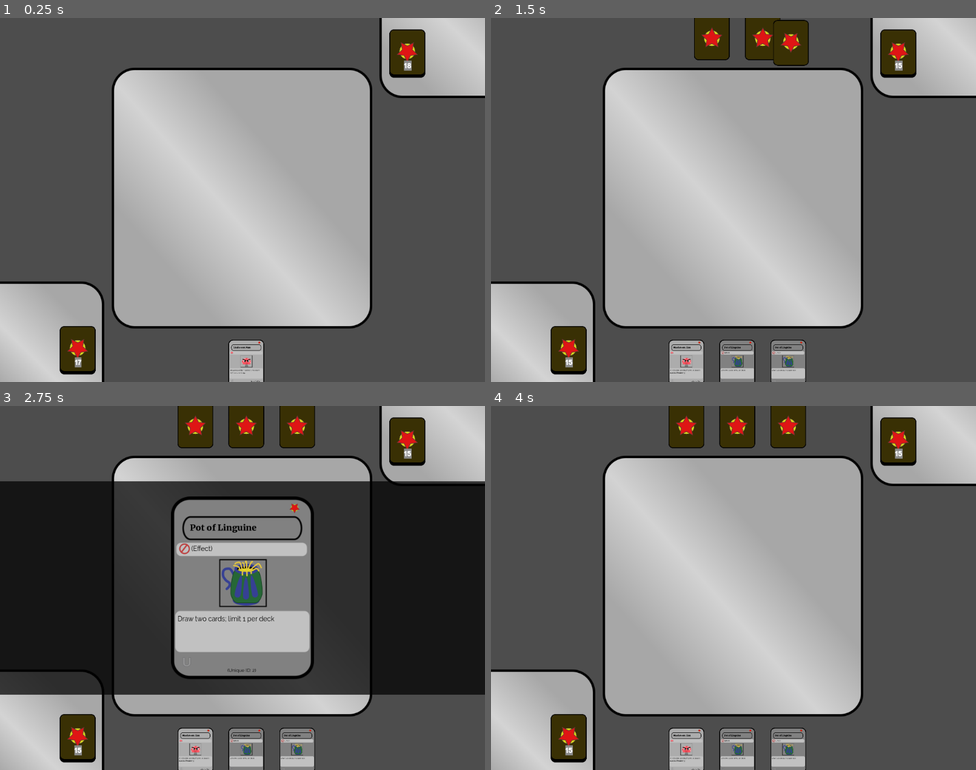
Above: before the commit, frames 1-4 (two rows, left to right).
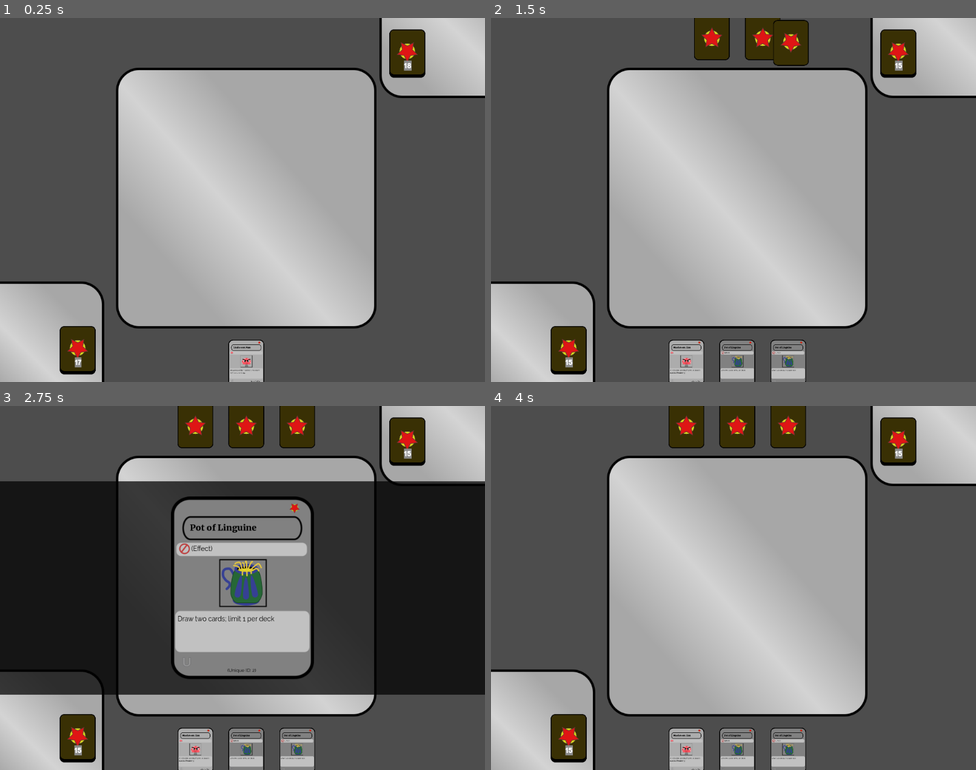
Above: after the commit, the same moments.

Repository: Mercerenies/evilcon-2024
Game: Godot game, scene res://debug/debug_room.tscn
Same seed, same stepped clock (60 frames per second), same inputs: the game is played once before the commit and once after it.
Inputs (mouse positions are in pixels of both pictures, inside the frame that each line leads up to):
- Up to frame 1 (0.25 s): no input
- Up to frame 2 (1.5 s): move the mouse to (738, 363) at 0.52 s; click (738, 363) at 0.67 s; click (738, 363) at 1.42 s
- Up to frame 3 (2.75 s): tap Enter at 2 s; move the mouse to (295, 751) at 2.02 s; click (295, 751) at 2.17 s
- Up to frame 4 (4 s): tap Space at 2.75 s; move the mouse to (786, 424) at 2.77 s; click (786, 424) at 2.92 s; tap Enter at 3.5 s; move the mouse to (738, 424) at 3.52 s; click (738, 424) at 3.67 s

The runs differ from the first frame. In frame 1, 2.1% of the frame differs, in the area x 23-78%, y 13-86%; in frame 2, 2.1%; in frame 3, 1.1%; in frame 4, 2.1%.

Commit message:
Other card strips in the playing field

Diff:
--- a/card_game/playing_field/playing_field.gd
+++ b/card_game/playing_field/playing_field.gd
@@ -21,6 +21,26 @@
         return $BottomHand
     elif player == CardPlayer.TOP:
         return $TopHand
+    else:
+        push_error("Bad card player %s" % player)
+        return null
+
+
+func get_minion_row(player: StringName):
+    if player == CardPlayer.BOTTOM:
+        return $BottomMinionRow
+    elif player == CardPlayer.TOP:
+        return $TopMinionRow
+    else:
+        push_error("Bad card player %s" % player)
+        return null
+
+
+func get_effect_row(player: StringName):
+    if player == CardPlayer.BOTTOM:
+        return $BottomEffectRow
+    elif player == CardPlayer.TOP:
+        return $TopEffectRow
     else:
         push_error("Bad card player %s" % player)
         return null
--- a/card_game/playing_field/playing_field.tscn
+++ b/card_game/playing_field/playing_field.tscn
@@ -12,7 +12,7 @@
 script = ExtResource("1_cgwfb")
 
 [node name="CardMat" type="Sprite2D" parent="."]
-position = Vector2(511, 380)
+position = Vector2(520, 380)
 scale = Vector2(0.717731, 0.717731)
 texture = ExtResource("1_3fl7o")
 
@@ -26,6 +26,16 @@
 
 [node name="BottomHand" parent="." instance=ExtResource("5_dckxn")]
 position = Vector2(520, 727)
+scale = Vector2(0.25, 0.25)
+card_display_scene = ExtResource("6_bd5kg")
+
+[node name="BottomEffectRow" parent="." instance=ExtResource("5_dckxn")]
+position = Vector2(520, 580)
+scale = Vector2(0.25, 0.25)
+card_display_scene = ExtResource("6_bd5kg")
+
+[node name="BottomMinionRow" parent="." instance=ExtResource("5_dckxn")]
+position = Vector2(520, 460)
 scale = Vector2(0.25, 0.25)
 card_display_scene = ExtResource("6_bd5kg")
 
@@ -43,6 +53,18 @@
 scale = Vector2(0.25, 0.25)
 card_display_scene = ExtResource("7_878nt")
 
+[node name="TopEffectRow" parent="." instance=ExtResource("5_dckxn")]
+position = Vector2(520, 180)
+rotation = -3.14159
+scale = Vector2(0.25, 0.25)
+card_display_scene = ExtResource("6_bd5kg")
+
+[node name="TopMinionRow" parent="." instance=ExtResource("5_dckxn")]
+position = Vector2(520, 300)
+rotation = -3.14159
+scale = Vector2(0.25, 0.25)
+card_display_scene = ExtResource("6_bd5kg")
+
 [node name="AnimationLayer" type="Node2D" parent="."]
 z_index = 10
 
@@ -50,3 +72,7 @@
 z_index = 20
 
 [connection signal="card_added" from="BottomHand" to="." method="_on_bottom_hand_card_added"]
+[connection signal="card_added" from="BottomEffectRow" to="." method="_on_bottom_hand_card_added"]
+[connection signal="card_added" from="BottomMinionRow" to="." method="_on_bottom_hand_card_added"]
+[connection signal="card_added" from="TopEffectRow" to="." method="_on_bottom_hand_card_added"]
+[connection signal="card_added" from="TopMinionRow" to="." method="_on_bottom_hand_card_added"]
